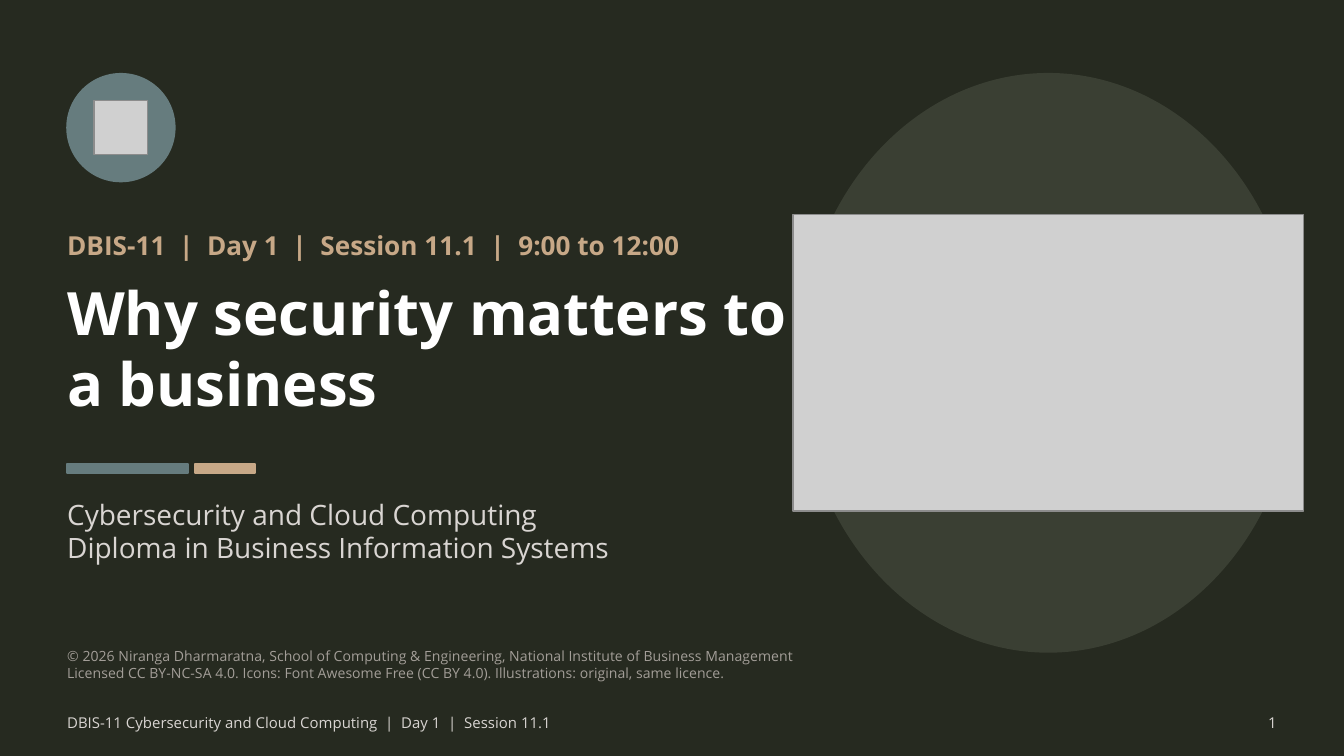
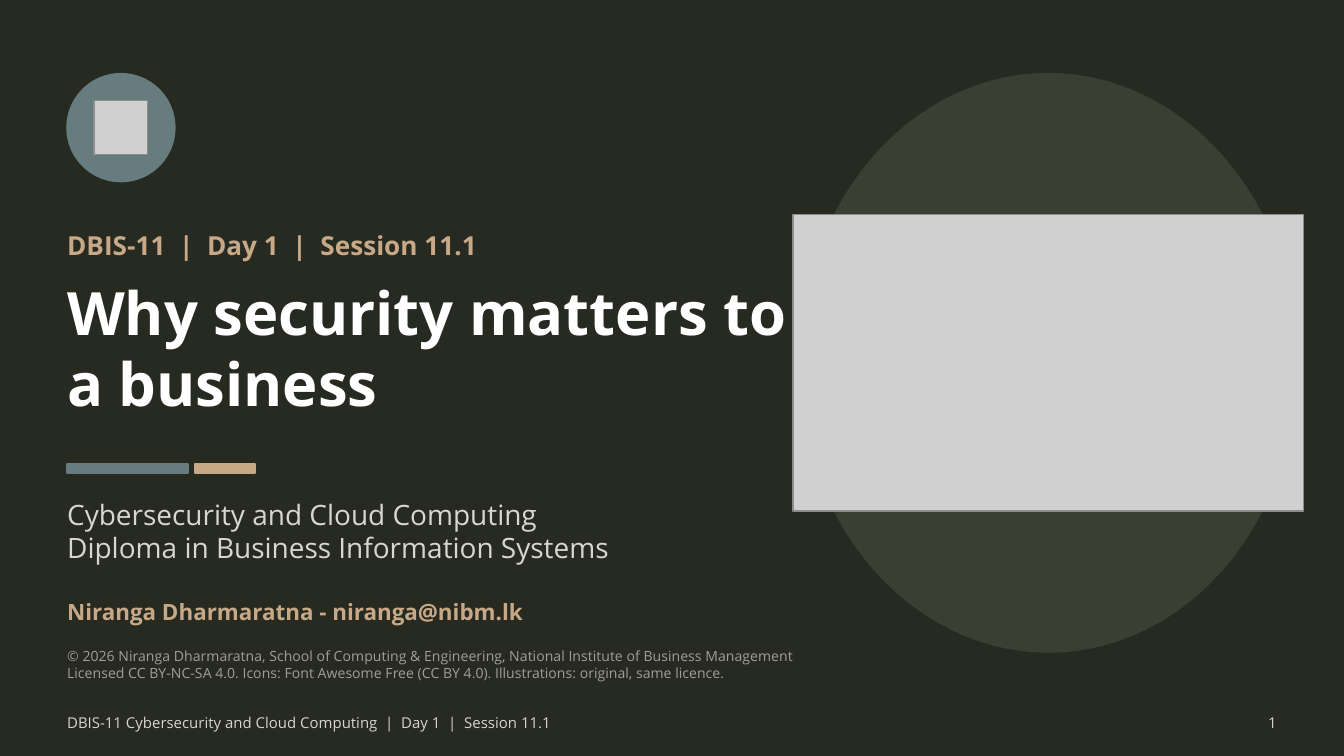
Before and after one commit to nirangadh/DBIS-Cybersecurity-and-Cloud-Computing, a slide deck: slide 1 of slides/11-01-why-security-matters.pptx. Drawn at 1344x756 pixels with LibreOffice and Linux fonts; fonts in the diff are those of the drawing; grey boxes stand for pictures. Boxes give left, top, right and bottom in pixels: in the first picture for what was removed or moved away, otherwise in the second. Text is boxed around its words. In the diff, an @@ line names an element or a change of style, - is before the commit and + after.

```diff
--- a/slides/11-01-why-security-matters.pptx
+++ b/slides/11-01-why-security-matters.pptx
@@ text at [67,235,476,261]: text changed @@
-DBIS-11 | Day 1 | Session 11.1 | 9:00 to 12:00
+DBIS-11 | Day 1 | Session 11.1
@@ text added at [67,603,522,625], 12 pt, text #C7A887, bold @@
+Niranga Dharmaratna - niranga@nibm.lk
```
Also in this commit, not shown: 7 other files.
